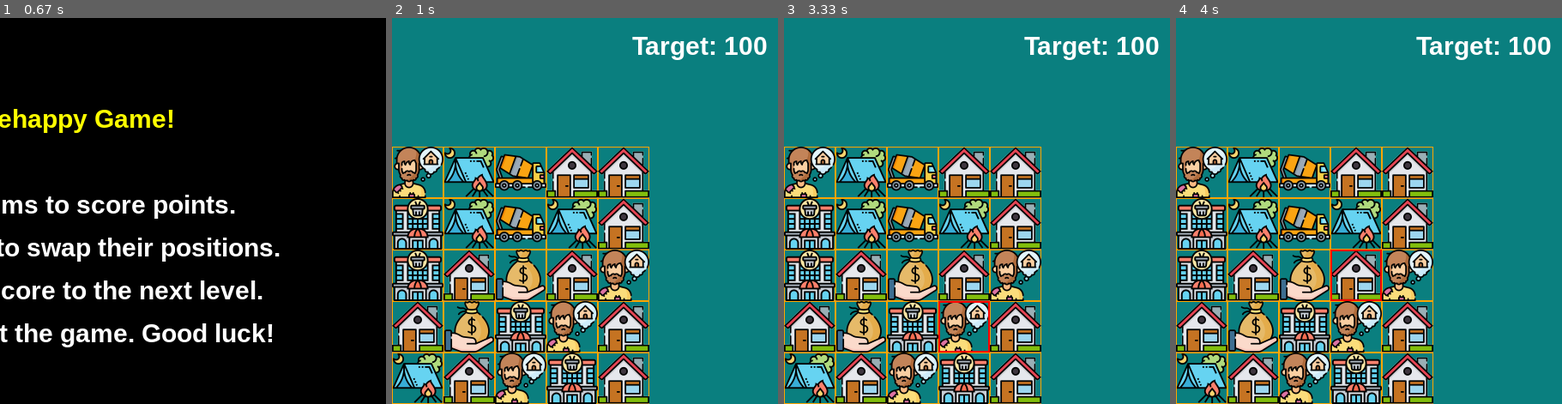
Above: before the commit, frames 1-4 (left to right).
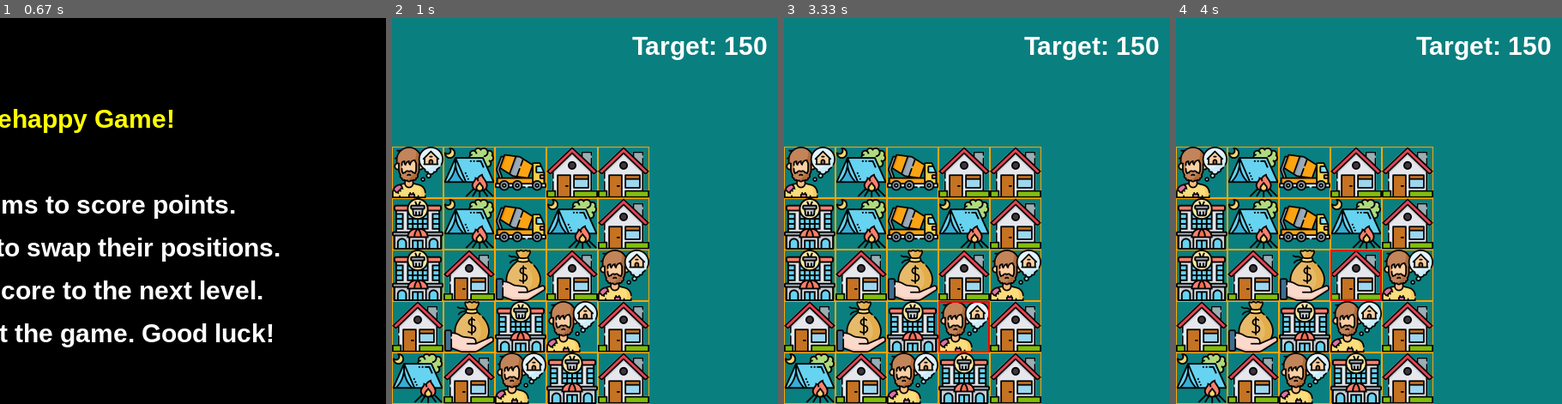
Above: after the commit, the same moments.

Repository: fp91321/pygame_final
Game: pygame game, started from py-xxl/py_xxl.py
Same seed, same stepped clock (60 frames per second), same inputs: the game is played once before the commit and once after it.
Inputs (mouse positions are % of the whole screen's width and height, from its top left):
- Up to frame 1 (0.67 s): click (50, 50) at 0.38 s
- Up to frame 2 (1 s): click (51, 57) at 0.72 s
- Up to frame 3 (3.33 s): click (19, 35) at 1.05 s; click (20, 40) at 1.38 s; click (26, 30) at 1.72 s; click (45, 76) at 2.05 s; click (47, 33) at 2.38 s; click (36, 29) at 2.72 s; click (76, 41) at 3.05 s
- Up to frame 4 (4 s): click (81, 48) at 3.38 s; click (71, 32) at 3.72 s
The pictures show only the part of the screen within x 50-100%, y 0-50%; the shares and areas given below are measured in that part.

Frame 1 is identical in both runs. In frame 2, less than 0.1% of the frame differs, in the area x 90-94%, y 4-10%; in frame 3, less than 0.1%; in frame 4, less than 0.1%.

Commit message:
fixed lavel problem

Diff:
--- a/py-xxl/py_xxl.py
+++ b/py-xxl/py_xxl.py
@@ -106,7 +106,8 @@
 	#設置當前關卡的目標分數和遊戲參數。
 	def setLevel(self, level: int) -> None:
 		self.level = level
-		self.target_score = level * 100  # 每關目標分數遞增
+		self.target_score = self.getLevelTarget(level)
+		#self.target_score = level * 150  # 每關目標分數遞增
 		self.remaining_time = 30 - (level - 1) * 5  # 隨關卡減少時間，但保證最低值
 		#self.gem_imgs = self.gem_imgs[:min(7, 3 + level)]  # 增加難度，隨關卡增加寶石種類
 	# 开始游戏
@@ -259,7 +260,7 @@
 		self.remaining_time = 3
 	#根據關卡返回目標分數
 	def getLevelTarget(self, level: int) -> int:
-		target_scores = {1: 100, 2: 150, 3: 200}  # 可以根據需求調整
+		target_scores = {1: 150, 2: 300, 3: 450}  # 可以根據需求調整
 		return target_scores.get(level, 300)
 	#在遊戲界面顯示當前關卡
 	def drawLevel(self) -> None:
@@ -552,10 +553,8 @@
 				sys.exit()
 			elif event.type == pygame.MOUSEBUTTONDOWN:
 				return
+#顯示關卡切換過渡畫面
 def showLevelTransition(screen: pygame.Surface, font: pygame.font.Font, next_level: int) -> None:
-	"""
-	顯示關卡切換過渡畫面
-	"""
 	bg_color = (0, 0, 0)
 	screen.fill(bg_color)
 
@@ -565,11 +564,8 @@
 
 	pygame.display.update()
 	pygame.time.wait(3000)  # 等待3秒
-
+# 顯示遊戲結束畫面，返回是否重新開始遊戲的布林值
 def showEndScreen(screen: pygame.Surface, font_end: pygame.font.Font, score: int) -> bool:
-	"""
-	顯示遊戲結束畫面，返回是否重新開始遊戲的布林值
-	"""
 	bg_image_path = os.path.join(ROOTDIR, 'resources/images/endgame.JPG')  # 替換為實際圖片名稱
 	bg_image = pygame.image.load(bg_image_path)
 	bg_image = pygame.transform.scale(bg_image, (WIDTH, HEIGHT))  # 調整圖片大小
@@ -587,11 +583,9 @@
 		screen.blit(font_end.render(f'Final Scores: {score}', True, (255, 200, 0)), (80, 260))
 		screen.blit(font_end.render('Press R to Restart', True, (255, 200, 0)), (80, 380))
 		pygame.display.update()
-
+# 顯示遊戲通關畫面
 def showVictoryScreen(screen: pygame.Surface, font_end: pygame.font.Font, score: int) -> None:
-	"""
-	顯示遊戲通關畫面
-	"""
+
 	bg_image_path = os.path.join(ROOTDIR, 'resources/images/victory.JPG')  # 勝利背景圖片
 	bg_image = pygame.image.load(bg_image_path)
 	bg_image = pygame.transform.scale(bg_image, (WIDTH, HEIGHT))
